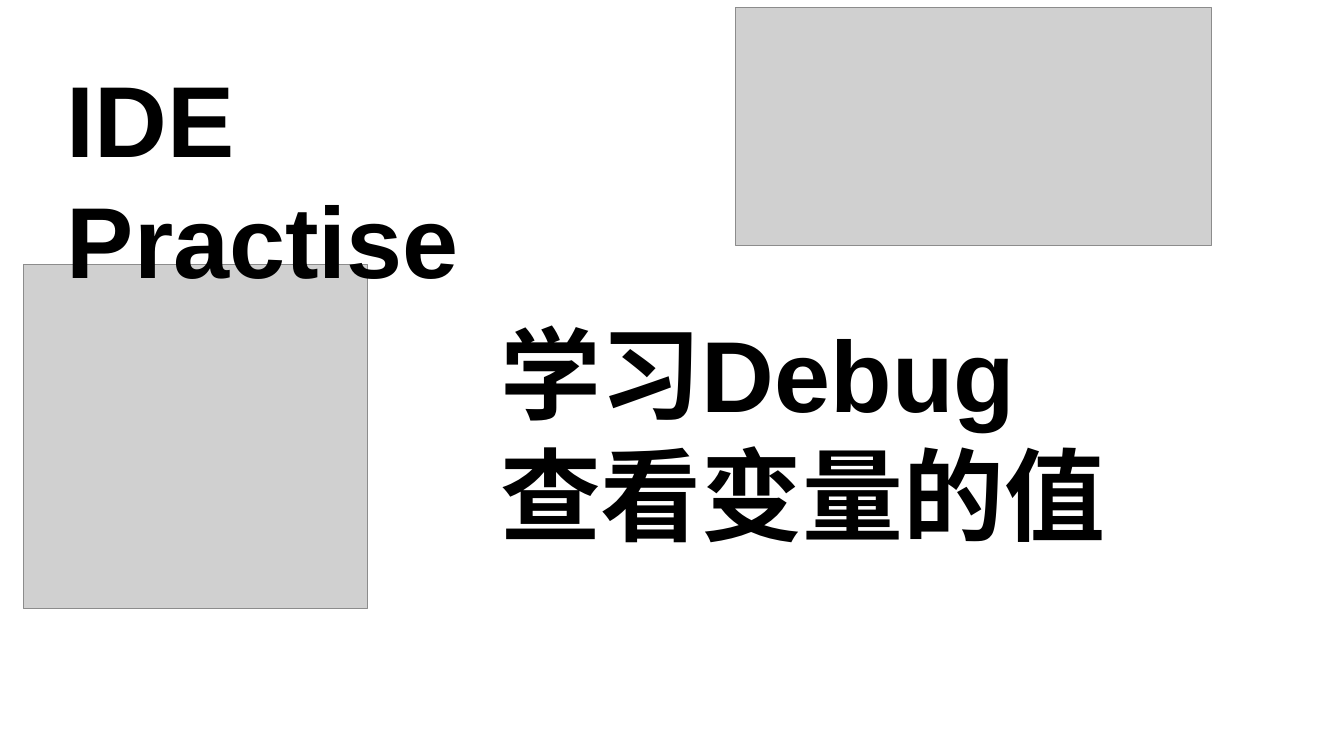
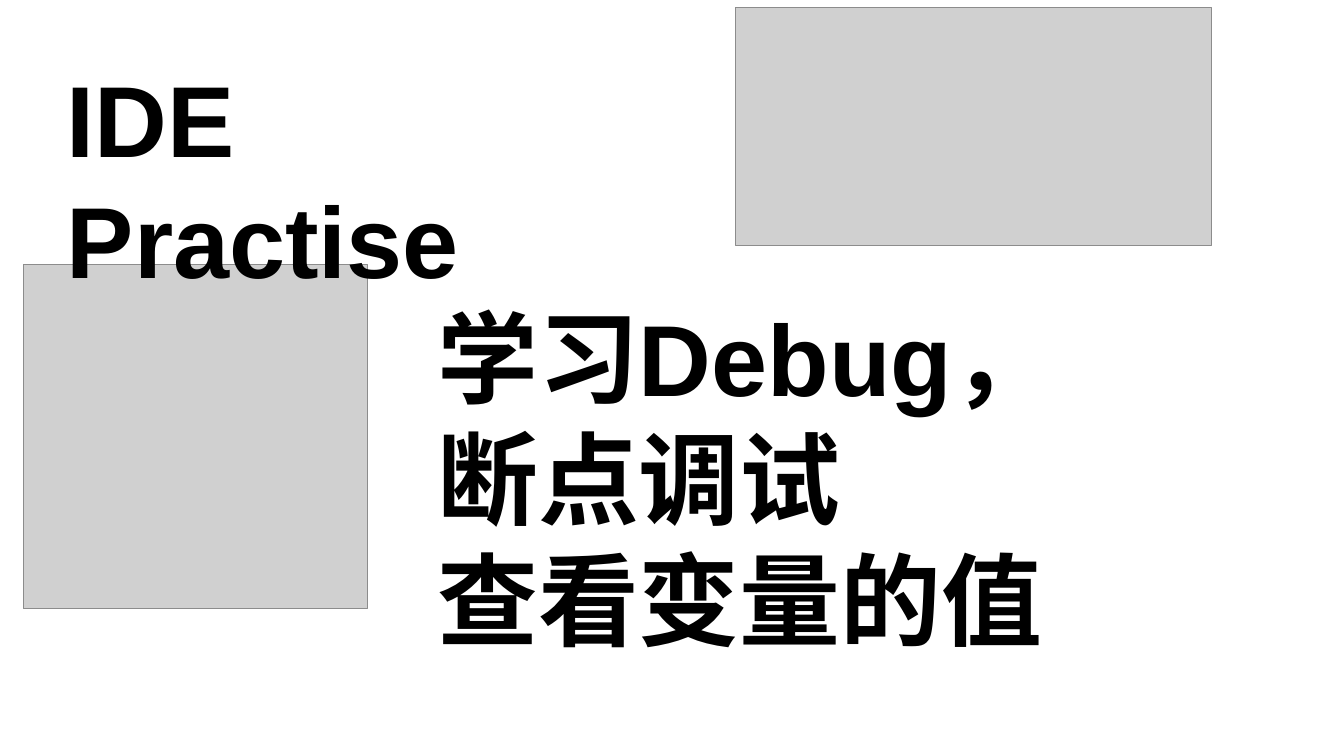
Before and after one commit to 3417725275/CPP_Study, a slide deck: slide 21 of C++课件.pptx. Drawn at 1344x756 pixels with LibreOffice and Linux fonts; fonts in the diff are those of the drawing; grey boxes stand for pictures. Boxes give left, top, right and bottom in pixels: in the first picture for what was removed or moved away, otherwise in the second. Text is boxed around its words. In the diff, an @@ line names an element or a change of style, - is before the commit and + after.

```diff
--- a/C++课件.pptx
+++ b/C++课件.pptx
@@ text "学习Debug，" moved from (x1=500, y1=325, x2=1105, y2=543) to (x1=437, y1=309, x2=1053, y2=648) @@
@@ text at (x1=437, y1=309, x2=1053, y2=527): text changed @@
-学习Debug
+学习Debug，
+断点调试
```
Also in this commit, not shown: 2 other slides changed, 9 slides added, 1 slide removed, 1 other file.
